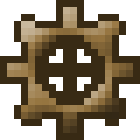
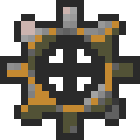
Revision of a layered 140×140 image; what changed, layer by layer:
removed layer "interior" over <box>7,7,133,133</box>
removed group "outline" (6 layers) over <box>0,0,140,140</box>
renamed "quarter copy" to "Layer 1", moved it out of group "outline", painted on it over <box>56,56,140,140</box>
removed layer "quarter copy 3" from group "outline" over <box>0,0,84,84</box>
removed layer "quarter copy 2" from group "outline" over <box>0,56,84,140</box>
renamed "spokes" to "Layer 0", moved it out of group "outline", painted on it over <box>0,0,140,140</box>
removed layer "axle" from group "outline" over <box>56,56,84,84</box>
removed layer "quarter" from group "outline" over <box>56,0,140,84</box>
